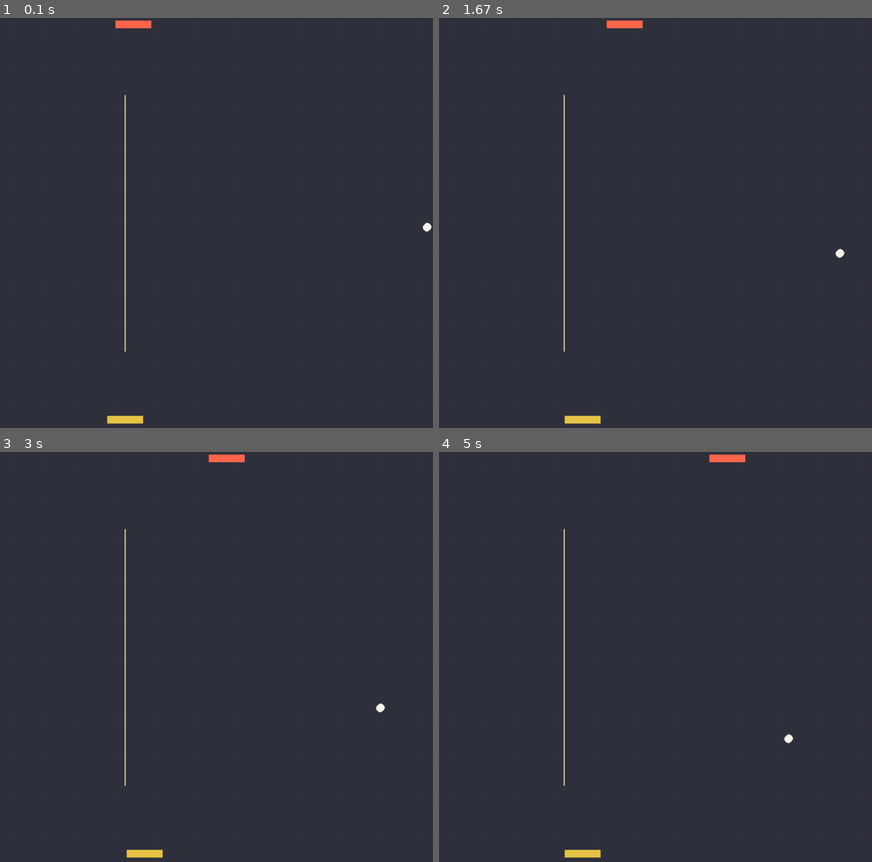
Above: before the commit, frames 1-4 (two rows, left to right).
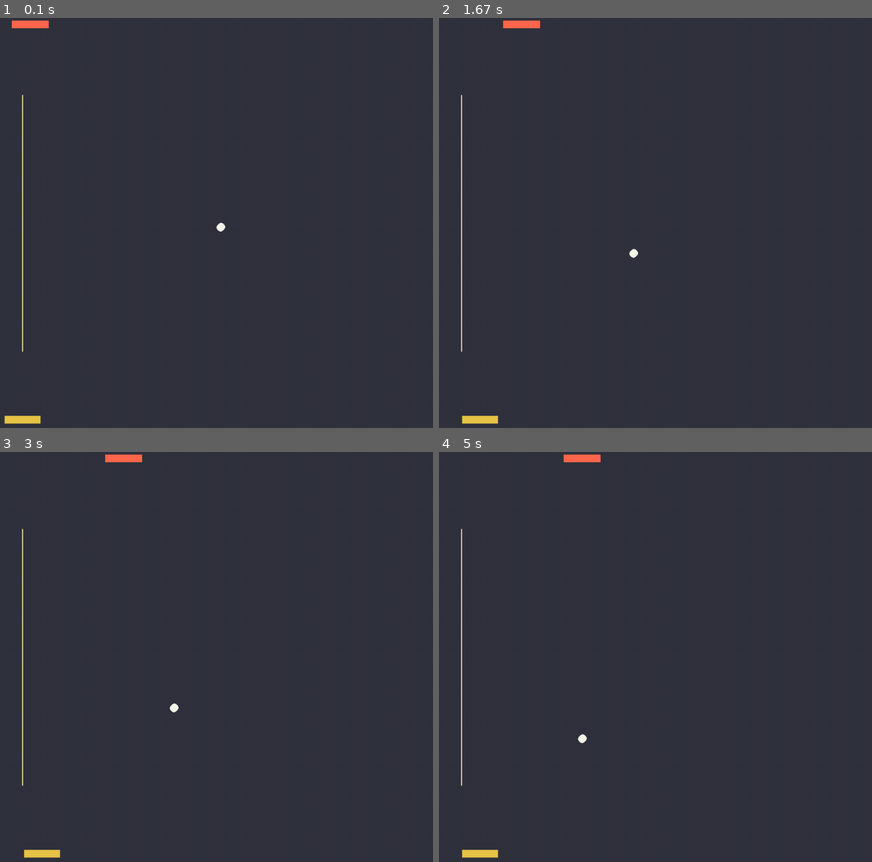
Above: after the commit, the same moments.

Repository: vibhatsu08/pong-game-pygame
Game: pygame game, started from game.py
The game is run twice, just before and just after one commit, with the same random seed, the same clock (stepped at 60 frames per second) and the same inputs.
Inputs:
- Up to frame 1 (0.1 s): no input
- Up to frame 2 (1.67 s): hold Right 0.33-0.8 s; hold Right 0.83-1.3 s; hold Left from 1.33 s (still down)
- Up to frame 3 (3 s): release Left at 1.87 s; hold Left 1.9-2.3 s; hold Right 2.33-2.97 s
- Up to frame 4 (5 s): hold Left 3-3.47 s; hold Right 3.5-3.97 s; hold Right 4-4.47 s; hold Left from 4.5 s (still down)

The runs differ from the first frame. In frame 1, 1.2% of the frame differs, in the area x 0-100%, y 0-99%; in frame 2, 1.2%; in frame 3, 1.1%; in frame 4, 1.2%.

Commit message:
So basically this commit, records the changes made to the game play, where now the gaming window is limited to a 800 by 800 size, and the extra 400 pixels on the right is the area to display the scores.

Diff:
--- a/game.py
+++ b/game.py
@@ -1,5 +1,4 @@
 import pygame
-import random
 
 from pygame.locals import (
     K_LEFT,
@@ -16,6 +15,8 @@
 
 screenWidth = 1200
 screenHeight = 800
+columnWidth = 400
+gameAreaWidth = screenWidth - columnWidth
 
 playerHeight = 15
 playerWidth = 70
@@ -40,7 +41,7 @@
         self.image = self.surface
         self.surface.fill(pygame.Color("#E8C547"))
         self.rect = self.surface.get_rect()
-        self.rect.x = ((screenWidth / 2) - (playerWidth / 2))
+        self.rect.x = (gameAreaWidth - playerWidth) // 2
         self.rect.y = (screenHeight - playerHeight) - 10
 
     def updatePlayer(self, pressedKeys):
@@ -50,8 +51,8 @@
             self.rect.move_ip((2, 0))
         if self.rect.left <= 0:
             self.rect.left = 0
-        if self.rect.right >= screenWidth:
-            self.rect.right = screenWidth
+        if self.rect.right >= gameAreaWidth:
+            self.rect.right = gameAreaWidth
 
 
 player = Player()
@@ -64,7 +65,7 @@
         self.image = self.surface
         self.surface.fill(pygame.Color("#FF674D"))
         self.rect = self.surface.get_rect()
-        self.rect.x = ((screenWidth / 2) - (playerWidth / 2))
+        self.rect.x = (gameAreaWidth - enemyWidth) // 2
         self.rect.y = enemyHeight - 10
         self.ball = None
 
@@ -81,8 +82,8 @@
                 self.rect.move_ip(2, 0)
             if self.rect.left < 0:
                 self.rect.left = 0
-            elif self.rect.right > screenWidth:
-                self.rect.right = screenWidth
+            elif self.rect.right > gameAreaWidth:
+                self.rect.right = gameAreaWidth
 
 
 enemy = Enemy()
@@ -94,12 +95,15 @@
         self.internalWallsWidth = internalWallsWidth
         self.internalWallsHeight = internalWallsHeight
         self.surface = pygame.Surface((internalWallsWidth, internalWallsHeight))
+        self.rect = self.surface.get_rect()
         self.image = self.surface
         self.surface.fill(pygame.Color("#F0E2A3"))
-        self.rect = self.surface.get_rect(center=(screenWidth // 2, screenHeight // 2))
+        # self.rect.x = (screenWidth - columnWidth - self.internalWallsWidth) // 2
+        # self.rect.y = (screenHeight - self.internalWallsHeight)
+        self.rect = self.surface.get_rect(center=(gameAreaWidth // 2, screenHeight // 2))
 
-    def updateInternalWall(self):
-        pass
+    # def updateInternalWall(self):
+    #     pass
 
 
 internalWalls = InternalWalls()
@@ -114,15 +118,16 @@
         self.image = self.surface
         pygame.draw.circle(self.surface, pygame.Color("#F6F7EB"), (ballRadius, ballRadius), ballRadius)
         self.rect = self.surface.get_rect()
-        self.rect.x = screenWidth - ballRadius - 10
-        self.rect.y = (screenHeight // 2) - ballRadius
+        self.rect.x = (gameAreaWidth - self.ballDiameter)
+        self.rect.y = (screenHeight - self.ballDiameter) // 2
         self.speed = [1, 1]
-        self.screenWidth = screenWidth
         self.screenHeight = screenHeight
+        self.gameAreaWidth = gameAreaWidth
+
 
     def updateBall(self):
         self.rect.move_ip(self.speed)
-        if self.rect.left < 0 or self.rect.right > screenWidth:
+        if self.rect.left < 0 or self.rect.right > screenWidth or self.rect.right > gameAreaWidth:
             ballHitWall_Sound.play()
             self.speed[0] = -self.speed[0]
         if self.rect.top < 0 or self.rect.bottom > screenHeight:
@@ -158,9 +163,13 @@
 
     pressedKeys = pygame.key.get_pressed()
     player.updatePlayer(pressedKeys)
+
     screen.blit(ball.surface, ball.rect)
+    screen.blit(enemy.surface, enemy.rect)
+    screen.blit(ball.surface, ball.rect)
+    screen.blit(internalWalls.surface, internalWalls.rect)
 
-    internalWalls.updateInternalWall()
+    # internalWalls.updateInternalWall()
 
     ball.updateBall()
     enemy.updateEnemy()
